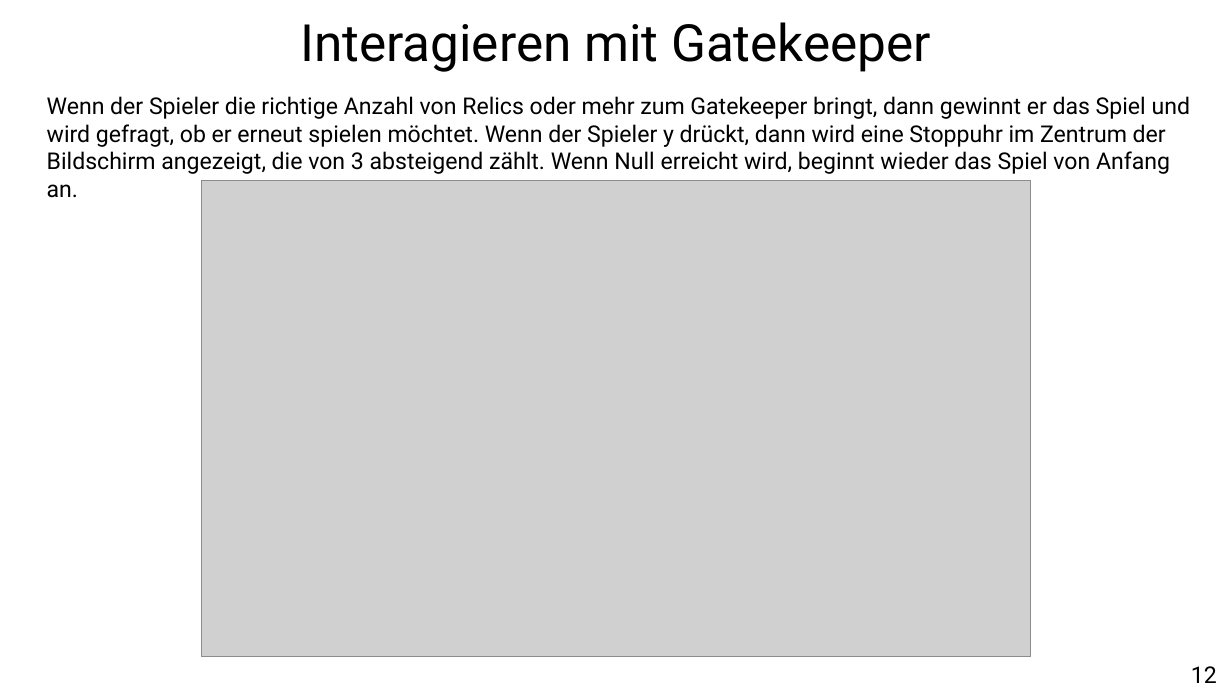
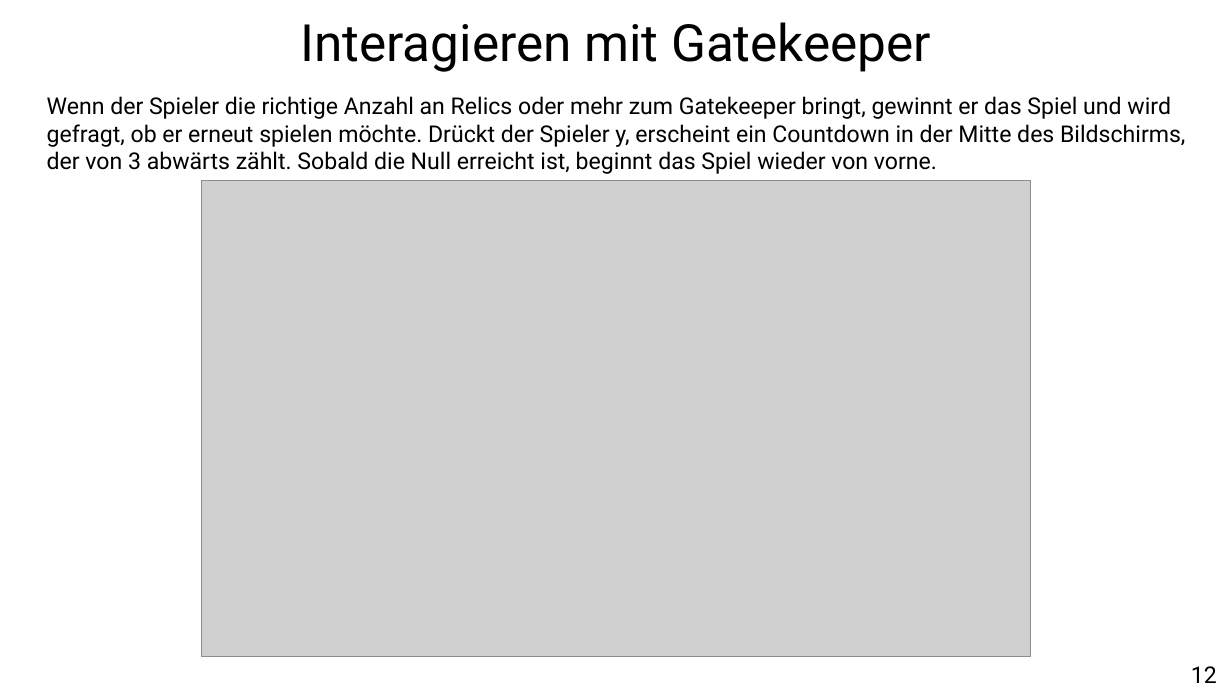
Before and after one commit to retroBattleDevs/retroBattle, a slide deck: slide 12 of etc/presentation/RetroBattle_Presentation.pptx. Drawn at 1232x693 pixels with LibreOffice and Linux fonts; fonts in the diff are those of the drawing; grey boxes stand for pictures. Boxes give left, top, right and bottom in pixels: in the first picture for what was removed or moved away, otherwise in the second. Text is boxed around its words. In the diff, an @@ line names an element or a change of style, - is before the commit and + after.

```diff
--- a/etc/presentation/RetroBattle_Presentation.pptx
+++ b/etc/presentation/RetroBattle_Presentation.pptx
@@ text at bbox=[47, 96, 1185, 174]: text changed @@
-Wenn der Spieler die richtige Anzahl von Relics oder mehr zum Gatekeeper bringt, dann gewinnt er das Spiel und wird gefragt, ob er erneut spielen möchtet. Wenn der Spieler y drückt, dann wird eine Stoppuhr im Zentrum der Bildschirm angezeigt, die von 3 absteigend zählt. Wenn Null erreicht wird, beginnt wieder das Spiel von Anfang an.
+Wenn der Spieler die richtige Anzahl an Relics oder mehr zum Gatekeeper bringt, gewinnt er das Spiel und wird gefragt, ob er erneut spielen möchte. Drückt der Spieler y, erscheint ein Countdown in der Mitte des Bildschirms, der von 3 abwärts zählt. Sobald die Null erreicht ist, beginnt das Spiel wieder von vorne.
```
Also in this commit, not shown: 12 other slides changed, 9 other files.
